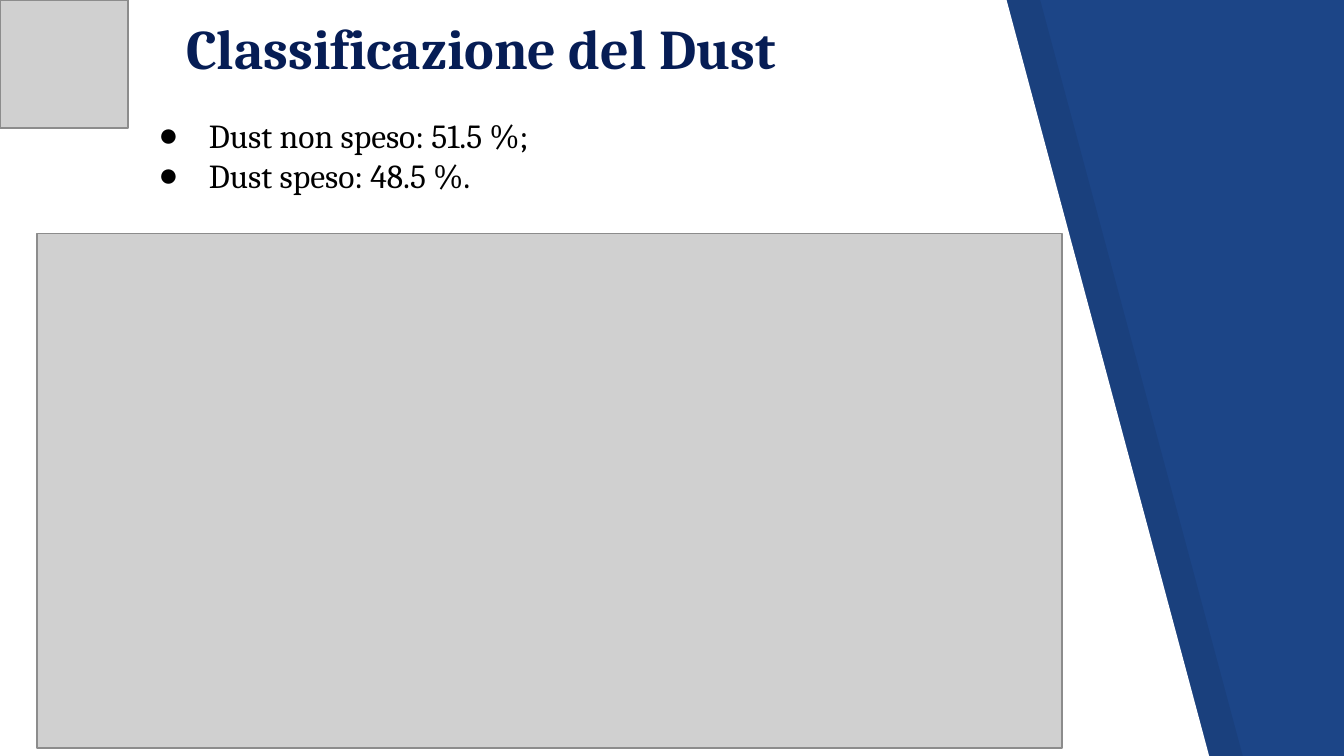
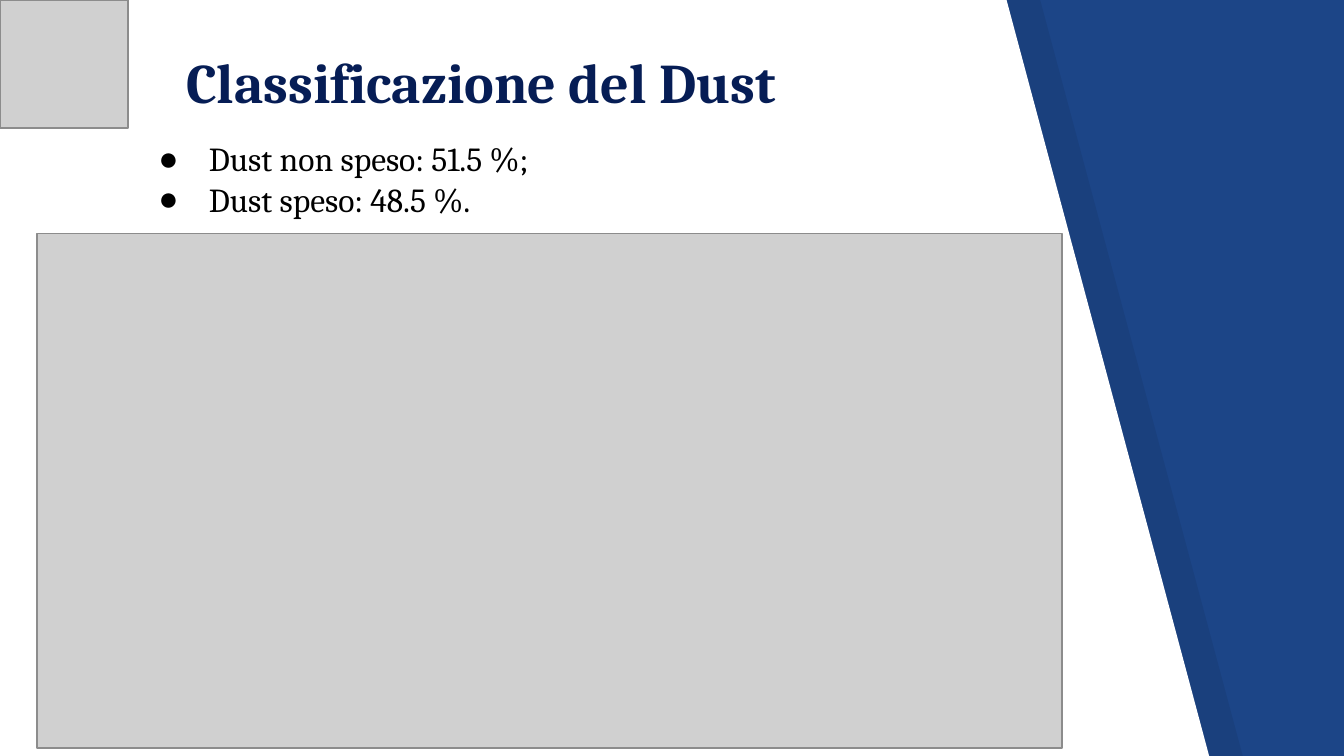
Before and after one commit to JacopoRaffi/Dust_Attack_Analysis, a slide deck: slide 14 of Dust Attack .pptx. Drawn at 1344x756 pixels with LibreOffice and Linux fonts; fonts in the diff are those of the drawing; grey boxes stand for pictures. Boxes give left, top, right and bottom in pixels: in the first picture for what was removed or moved away, otherwise in the second. Text is boxed around its words. In the diff, an @@ line names an element or a change of style, - is before the commit and + after.

```diff
--- a/Dust Attack .pptx
+++ b/Dust Attack .pptx
@@ title "Classificazione del Dust": place and size @@
-title "Classificazione del Dust" at (186,29,776,70)
+title "Classificazione del Dust" at (186,63,776,104)
@@ text "Dust non speso: 51.5 %;": place and size @@
-text "Dust non speso: 51.5 %;" at (209,125,482,195)
+text "Dust non speso: 51.5 %;" at (209,148,482,219)
```
Also in this commit, not shown: 16 other slides changed, 1 other file.
